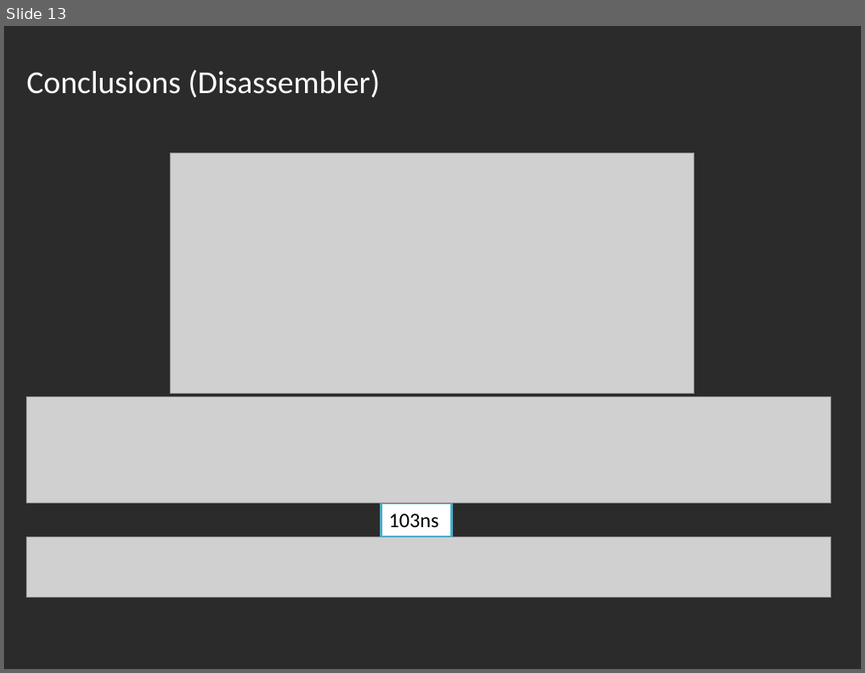
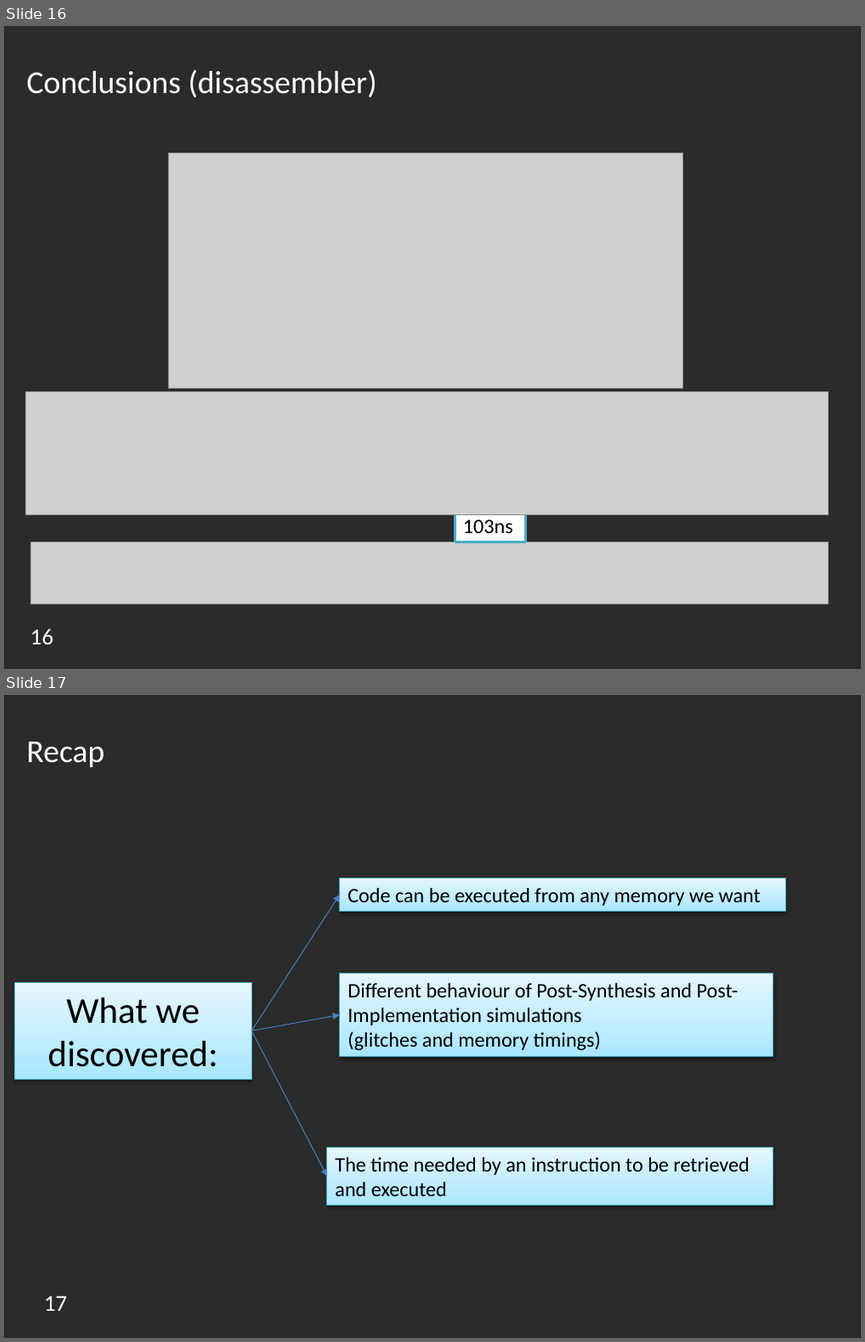
Before and after one commit to AlessiaGuzzo/ES1-project, a slide deck: Presentation/FinalReportPresentation.pptx. Shown one above the other, each under a label of ours: slide 13 before the commit, slides 16 and 17 after it. The pictures are 865x673 and 865x1342 pixels, drawn with LibreOffice and Linux fonts; fonts in the diff are those of the drawing; grey boxes stand for pictures; background and template pictures are left out; a plain dark background stands for a picture behind light text. Boxes give left, top, right and bottom in pixels: in the first picture for what was removed or moved away, otherwise in the second. Text is boxed around its words. In the diff, an @@ line names an element or a change of style, - is before the commit and + after.

```diff
--- a/Presentation/FinalReportPresentation.pptx
+++ b/Presentation/FinalReportPresentation.pptx
@@ slide 17 added at <box>4,695,861,1338</box>, background picture (left out) @@
@@ text added at <box>27,742,105,767</box>, 28 pt, text #FFFFFF @@
+Recap
@@ arrow added from (251, 1032) to (340, 895), #4B7EBC 0.75 pt @@
@@ rectangle added at <box>340,879,785,911</box>, fill gradient #A7E6FF to #C1EDFF to #E7F8FF, outline #46AAC5 0.75 pt, 18 pt, text #000000 @@
+Code can be executed from any memory we want
@@ rectangle added at <box>340,974,772,1057</box>, fill gradient #A7E6FF to #C1EDFF to #E7F8FF, outline #46AAC5 0.75 pt, 18 pt, text #000000 @@
+Different behaviour of Post-Synthesis and Post-Implementation simulations
+(glitches and memory timings)
@@ rectangle added at <box>15,983,251,1080</box>, fill gradient #A7E6FF to #C1EDFF to #E7F8FF, outline #46AAC5 0.75 pt, 32 pt, text #000000 @@
+What we discovered:
@@ arrow added from (251, 1032) to (340, 1015), #4B7EBC 0.75 pt @@
@@ arrow added from (251, 1032) to (327, 1177), #4B7EBC 0.75 pt @@
@@ rectangle added at <box>327,1147,772,1206</box>, fill gradient #A7E6FF to #C1EDFF to #E7F8FF, outline #46AAC5 0.75 pt, 18 pt, text #000000 @@
+The time needed by an instruction to be retrieved and executed
@@ page number added at <box>44,1296,67,1311</box>, 20 pt, text #FFFFFF @@
+17
@@ what was slide 13 is now slide 16 @@
@@ slide 16 changed as well @@
@@ text at <box>27,69,377,97</box>: text changed @@
-Conclusions (Disassembler)
+Conclusions (disassembler)
@@ picture: place and size @@
-picture at <box>170,153,694,393</box>
+picture at <box>168,153,682,389</box>
@@ picture: place and size @@
-picture at <box>27,397,831,503</box>
+picture at <box>26,392,828,516</box>
@@ rectangle "103ns": place and size @@
-rectangle "103ns" at <box>381,504,451,537</box>
+rectangle "103ns" at <box>454,510,525,543</box>
@@ picture: place and size @@
-picture at <box>27,538,830,598</box>
+picture at <box>30,543,827,604</box>
@@ page number added at <box>30,630,53,645</box>, 20 pt, text #FFFFFF @@
+16
```
Also in this commit, not shown: 16 other slides changed.
